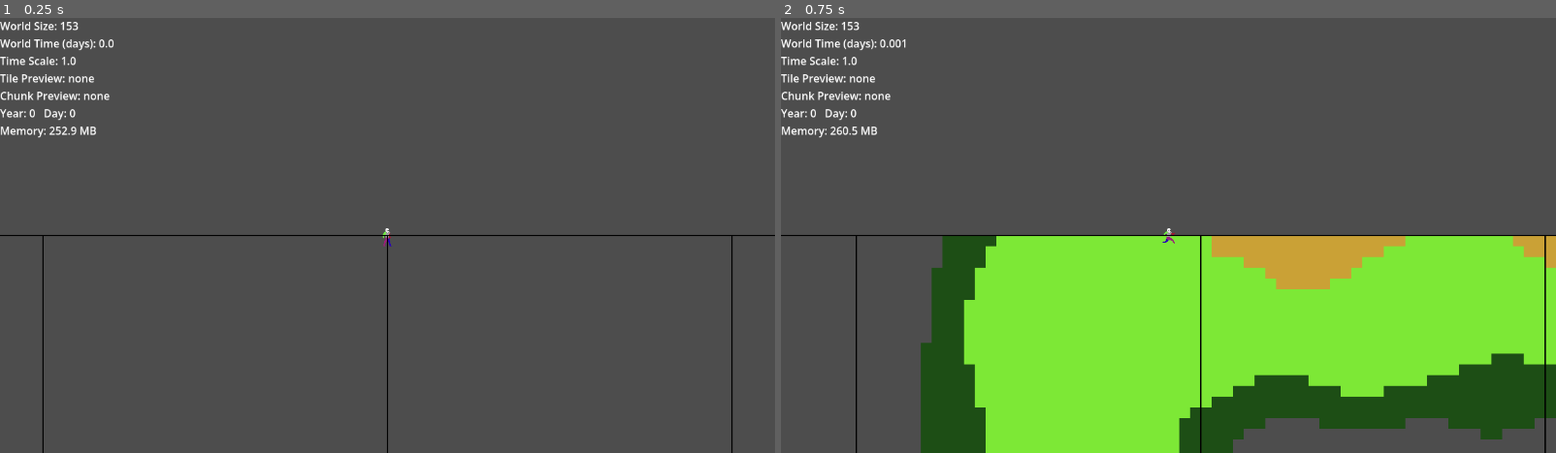
Above: before the commit, frames 1-2 (left to right).
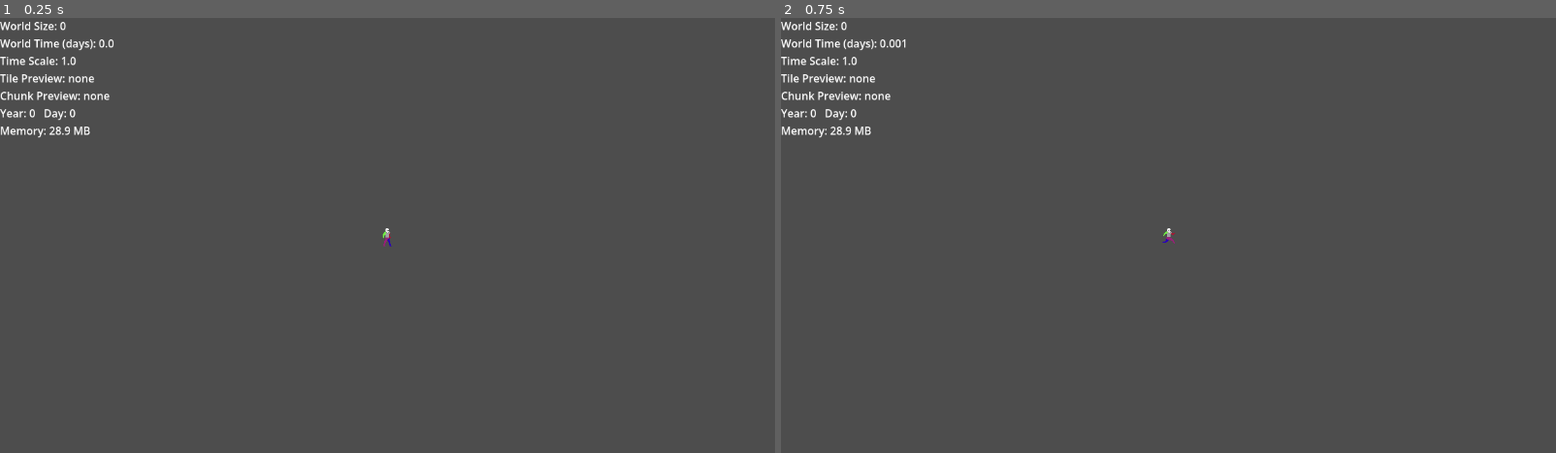
Above: after the commit, the same moments.

Repository: FutureQueenBee/game
Game: Godot game, scene res://WorldRoot.tscn
The game is run twice, just before and just after one commit, with the same random seed, the same clock (stepped at 60 frames per second) and the same inputs.
Inputs (mouse positions are in pixels of both pictures, inside the frame that each line leads up to):
- Up to frame 1 (0.25 s): no input
- Up to frame 2 (0.75 s): tap Enter at 0.5 s; move the mouse to (1339, 213) at 0.52 s; hold Right (ui_right) from 0.53 s (still down); click (1339, 213) at 0.67 s

The runs differ from the first frame. In frame 1, 0.5% of the frame differs, in the area x 0-100%, y 0-100%; in frame 2, 38%.
Error after the commit: Parse Error: Could not parse global class "WorldTile" from "res://scripts/WorldTile.gd". (res://scripts/ChunkGenerator.gd:55)

Commit message:
Fix: Restore and integrate Lowland biome classification logic

Diff:
--- a/scripts/WorldTile.gd
+++ b/scripts/WorldTile.gd
@@ -50,6 +50,9 @@
 			else:
 				tile_id = TILE_TUNDRA
 				biome = "tundra"
+		        elif altitude < 0.15:
+            tile_id = TILE_LOWLAND
+            biome = "lowland"
 		elif altitude > 0.8:
 			tile_id = TILE_PEAK
 			biome = "peak"
